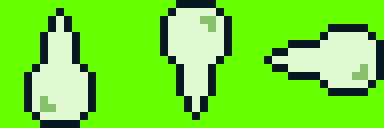
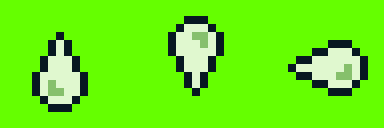
Layer changes from the first 384px x 128px image to the second:
added layer "right" (1st of 4) above "up" over [288, 40, 368, 96]
added layer "up" (1st of 4) above "down" over [168, 16, 224, 96]
moved "down" (1st of 4) above "right", painted on it over [24, 8, 96, 128]
hid "right" (3rd of 4), painted on it over [40, 24, 384, 112]
hid "up" (3rd of 4) over [160, 0, 232, 120]
